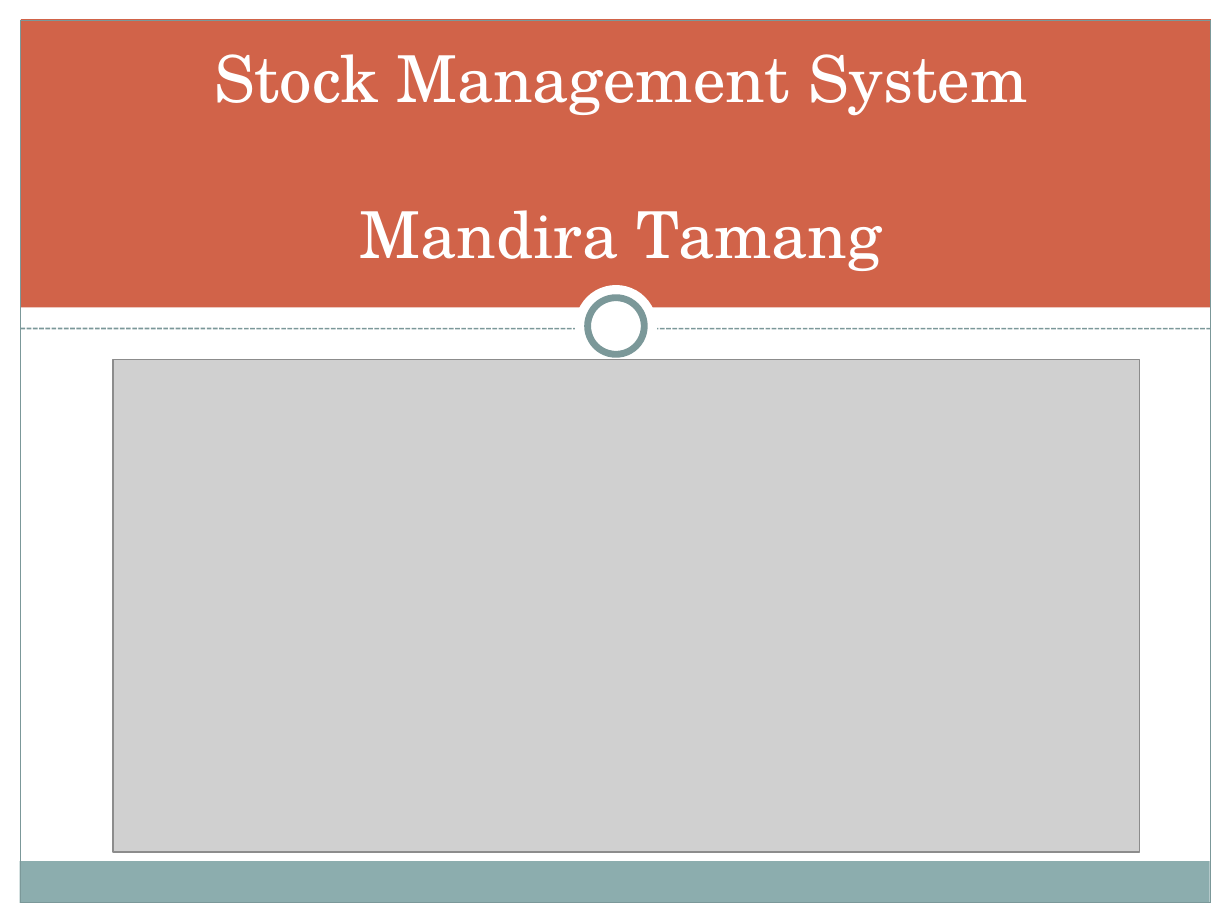
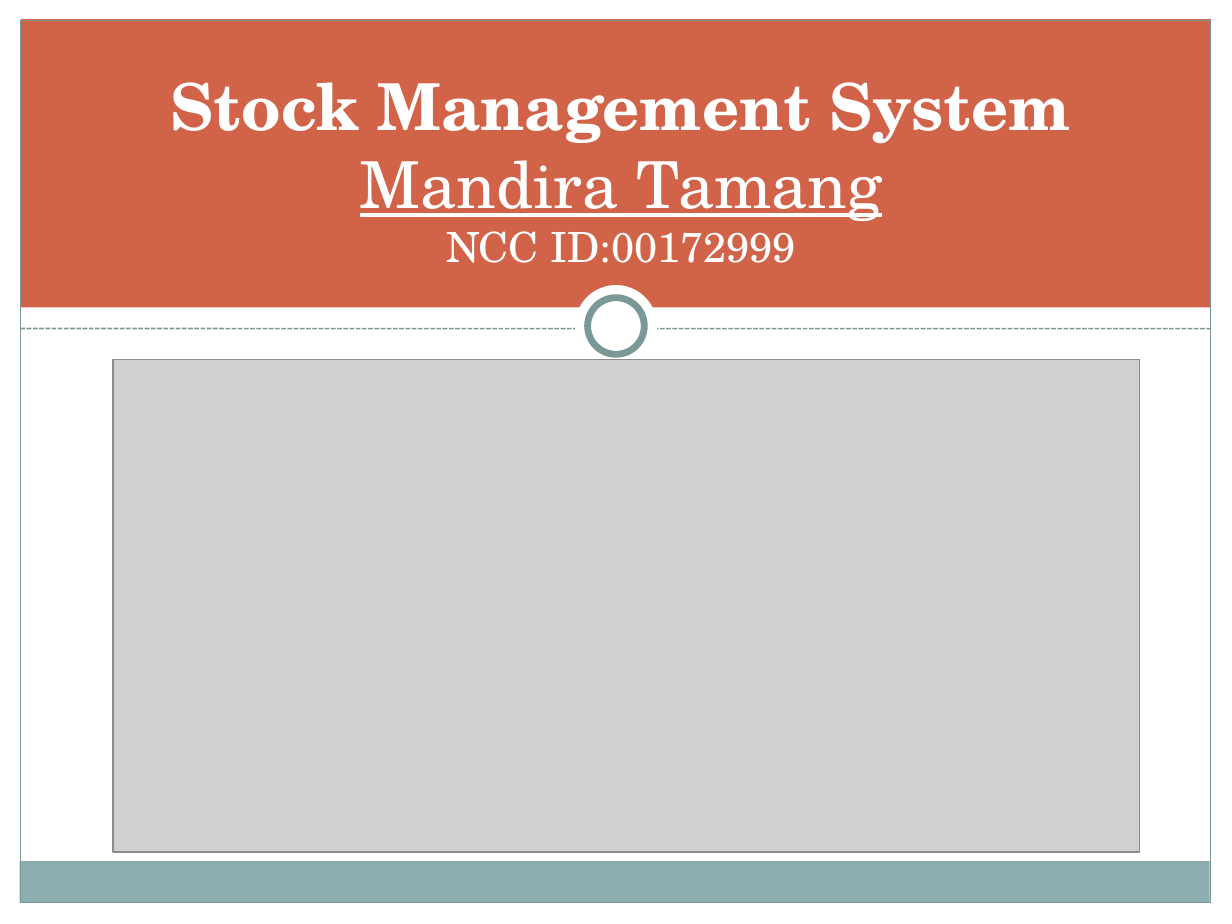
Before and after one commit to mandiratamang/SMS, a slide deck: slide 1 of stock management system/pp of sms.pptx. Drawn at 1232x924 pixels with LibreOffice and Linux fonts; fonts in the diff are those of the drawing; grey boxes stand for pictures. Boxes give left, top, right and bottom in pixels: in the first picture for what was removed or moved away, otherwise in the second. Text is boxed around its words. In the diff, an @@ line names an element or a change of style, - is before the commit and + after.

```diff
--- a/stock management system/pp of sms.pptx
+++ b/stock management system/pp of sms.pptx
@@ title at (171,82,1071,263): text changed @@
-Stock Management System
-Mandira Tamang
+Stock Management System
+Mandira Tamang
+NCC ID:00172999
```
Also in this commit, not shown: 8 other slides changed, 20 slides added, 13 other files.
